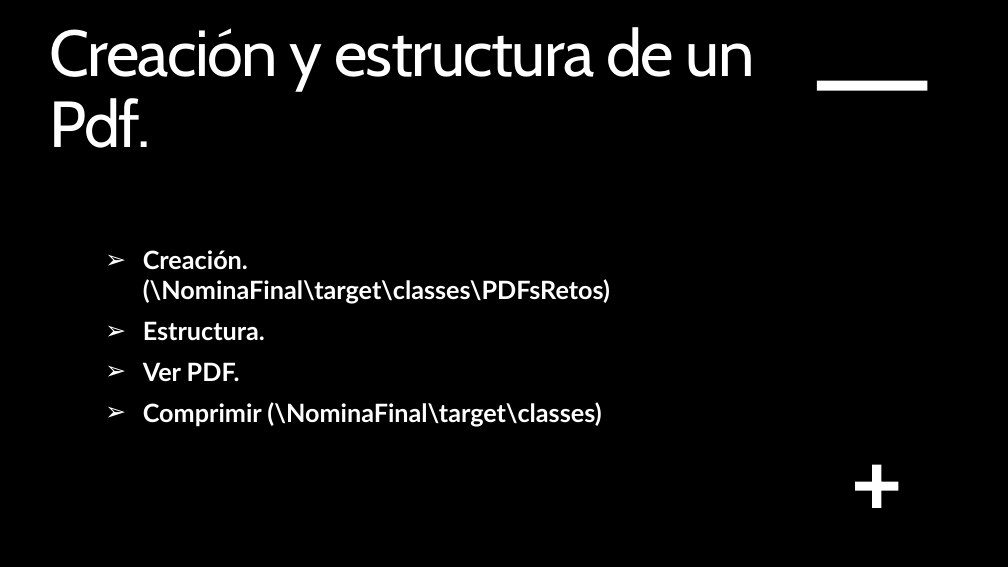
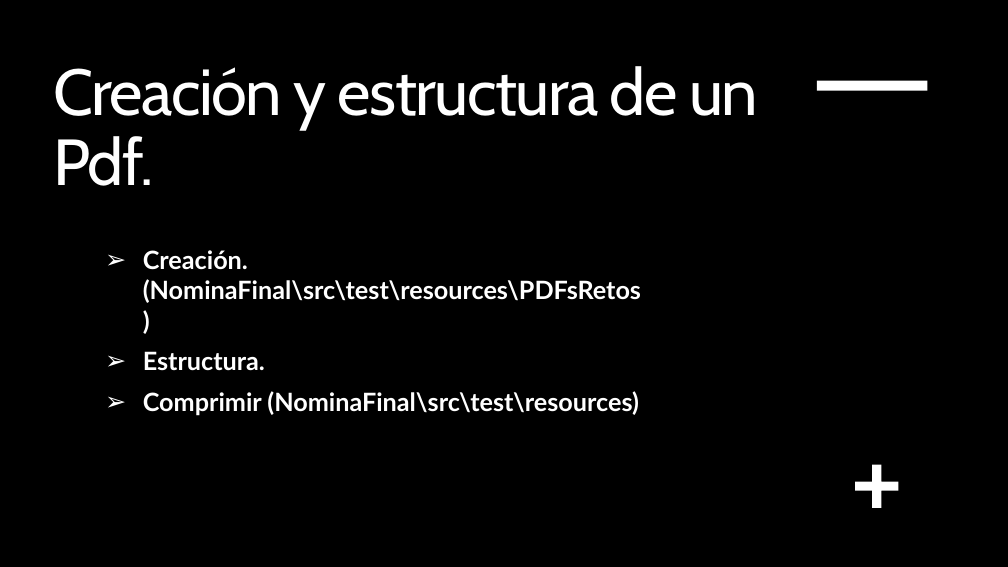
Before and after one commit to DiverseWizard1/ProyectoFinal, a slide deck: slide 6 of CalculadoraNominas_v0.1.pptx. Drawn at 1008x567 pixels with LibreOffice and Linux fonts; fonts in the diff are those of the drawing; background and template pictures are left out. Boxes give left, top, right and bottom in pixels: in the first picture for what was removed or moved away, otherwise in the second. Text is boxed around its words. In the diff, an @@ line names an element or a change of style, - is before the commit and + after.

```diff
--- a/CalculadoraNominas_v0.1.pptx
+++ b/CalculadoraNominas_v0.1.pptx
@@ title "Creación y estructura de un ...": place and size @@
-title "Creación y estructura de un ..." at <box>49,27,755,148</box>
+title "Creación y estructura de un ..." at <box>53,66,758,186</box>
@@ subtitle at <box>143,250,641,303</box>: text changed @@
-➢ Creación. (\NominaFinal\target\classes\PDFsRetos)
+➢ Creación. (NominaFinal\src\test\resources\PDFsRetos)
@@ subtitle at <box>143,391,639,416</box>: text changed @@
-➢ Ver PDF.
-➢ Comprimir (\NominaFinal\target\classes)
+➢ Comprimir (NominaFinal\src\test\resources)
```
Also in this commit, not shown: 3 other slides changed, 2 other files.
